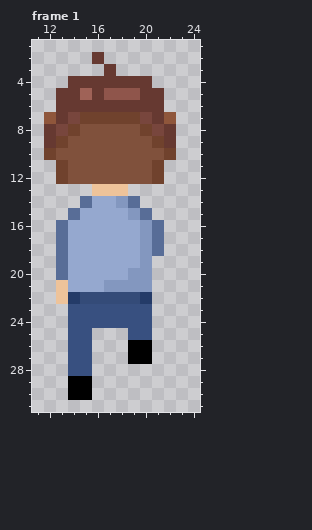
Edited in one commit: pixel-art file (Assets/Sprites/Game/Player_Flashlight/Sam_back_run_flashlight.aseprite). The picture above was drawn from the file before the commit.
32x32 pixels, 10 frames. Shown: frame 1: x 11..24, y 1..31. The commit also changed other frames, which this record leaves out.
Now the later version:
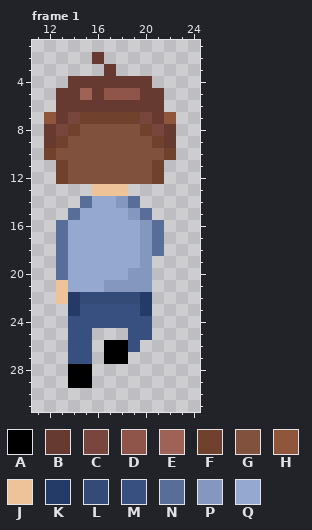
Palette (. is transparent): A #000000  B #663931  C #78463d  D #8f554b  E #9f6257  F #70422d  G #80513c  H #8f563b  J #eec39a  K #243b68  L #344b78  M #385080  N #586d97  P #8397bf  Q #95a8cf
The exact change:
Frame 1, layers "schuhe", "hose":
y 23: x 14 M -> K; x 20 M -> K
y 26: x 17..20 ..AA -> AAM.
y 27: x 17..20 ..AA -> AA..
y 28: x 14..15 MM -> AA
y 30: x 14..15 AA -> ..
Pixel boxes of the changes (left, top, right, bottom) in both pictures:
changed: (68, 304, 152, 400)
